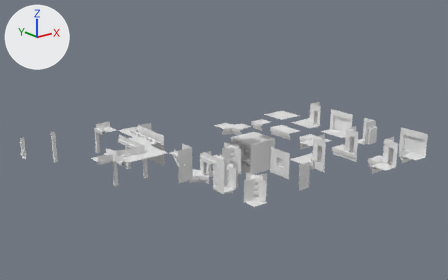
Two versions of the FBX model Assets/Models/modules.fbx, one commit apart.
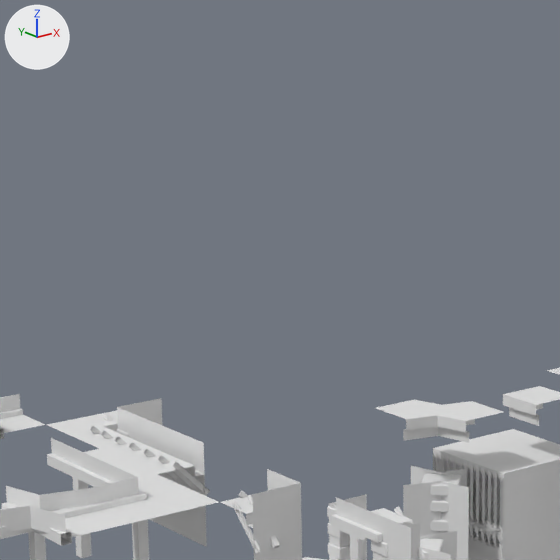
Old and new are each drawn whole from a camera (50 mm lens) standing at (-30.0, -34.0, 16.2) and looking at (-3.7, -1.1, 3.0) and again close up on the part from 23% to 60% of the width and 2% to 61% of the height. Arrows for +X, +Y and +Z are at upper left; the lights stay in place.

Names of what the first close-up shows: 'CeilCorner', 'CeilInnerCorner', 'CeilWall', 'CornerTop', 'DoubleCorner', 'DoubleCornerBottom', 'DoubleCornerTop', 'InnerCornerBottom', 'PillarWall', 'TestGrid', 'TowerDoubleCorner', 'WallBottom'.
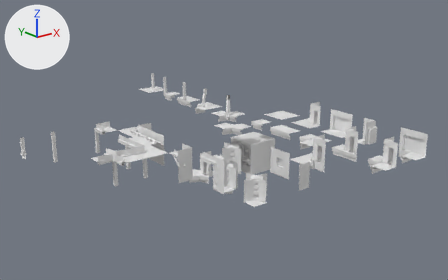
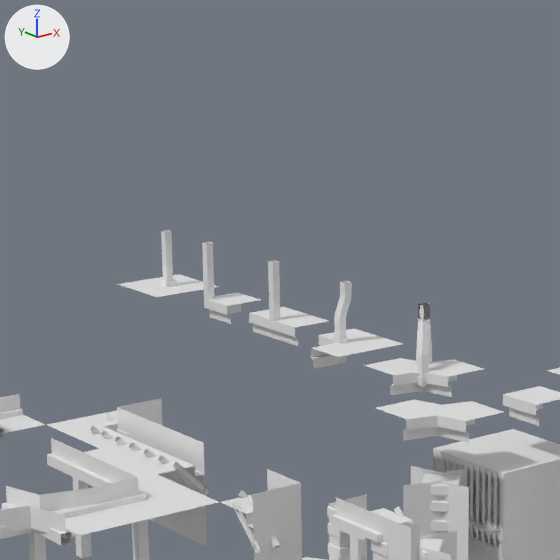
Commit message: Add some pillar foot modules

Location of each change, [x1, y1, x2, y2] in pixels of the close-ups (560 x 560 px):
'DoubleCornerTop_Pillar', added: after [364, 303, 483, 397]
'InnerCornerTop_Pillar', added: after [310, 281, 403, 369]
'WallTop_Pillar', added: after [249, 260, 328, 346]
'Roof_Pillar', added: after [118, 230, 219, 297]
'CornerTop_Pillar', added: after [202, 241, 261, 324]

What the commit changed:
Mesh me_walltop_pillar_001 is new.
It has 51 vertices, 32 faces and spans x -0.1..1.0, y -1.0..1.0, z 0.0..2.0.
Mesh me_cornertop_pillar_001 is new.
It has 63 vertices, 44 faces and spans x -0.1..1.0, y -1.0..0.1, z 0.0..2.0.
Mesh me_doublecornertop_pillar_001 is new.
It has 389 vertices, 358 faces and spans x -1.0..1.0, y -1.0..1.0, z 0.0..2.0.
Mesh me_innercornertop_pillar_003 is new.
It has 319 vertices, 264 faces and spans x -1.0..1.0, y -1.0..1.0, z 0.0..2.0.
Mesh me_roof_pillar_001 is new.
It has 65 vertices, 52 faces and spans x -1.0..1.0, y -1.0..1.0, z 0.5..2.0.
Object 'WallTop_Pillar' (ob_walltop_pillar) is new; it shows me_walltop_pillar_001.
Its location is (0.0, 9.0, 3.0).
Object 'CornerTop_Pillar' (ob_cornertop_pillar) is new; it shows me_cornertop_pillar_001.
Its location is (0.0, 12.0, 3.0).
Object 'DoubleCornerTop_Pillar' (ob_doublecornertop_pillar) is new; it shows me_doublecornertop_pillar_001.
Its location is (0.0, 3.0, 3.0).
Object 'InnerCornerTop_Pillar' (ob_innercornertop_pillar) is new; it shows me_innercornertop_pillar_003.
Its location is (0.0, 6.0, 3.0).
Object 'Roof_Pillar' (ob_roof_pillar) is new; it shows me_roof_pillar_001.
Its location is (0.0, 14.0, 3.0).
